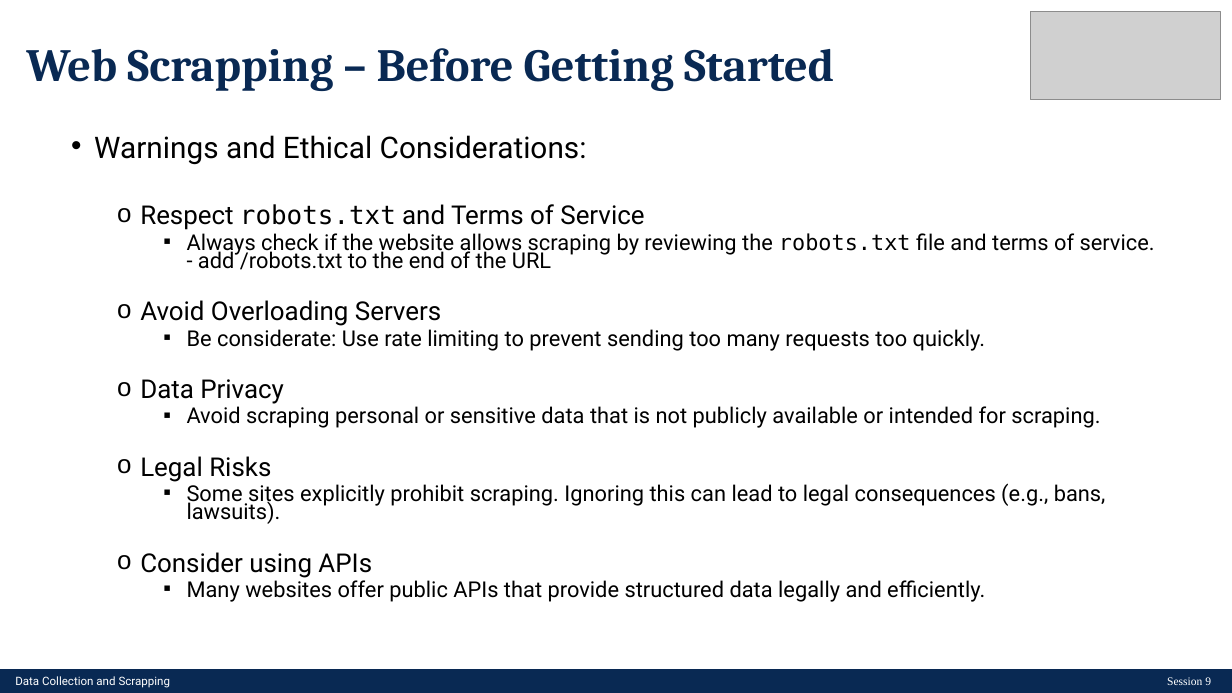
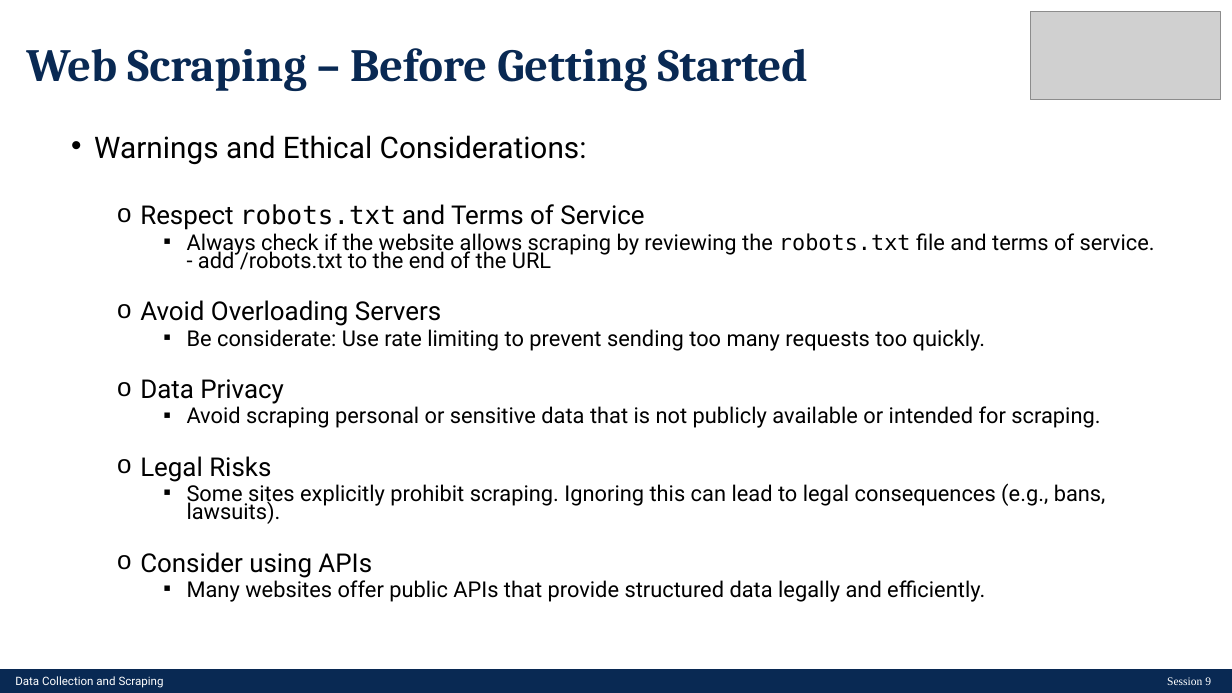
Before and after one commit to LCDA-UCP/tac-hands-on, a slide deck: slide 13 of lectures/TAC-Session9.pptx. Drawn at 1232x693 pixels with LibreOffice and Linux fonts; fonts in the diff are those of the drawing; grey boxes stand for pictures. Boxes give left, top, right and bottom in pixels: in the first picture for what was removed or moved away, otherwise in the second. Text is boxed around its words. In the diff, an @@ line names an element or a change of style, - is before the commit and + after.

```diff
--- a/lectures/TAC-Session9.pptx
+++ b/lectures/TAC-Session9.pptx
@@ title at bbox=[26, 48, 808, 91]: text changed @@
-Web Scrapping – Before Getting Started
+Web Scraping – Before Getting Started
@@ text at bbox=[15, 676, 164, 688]: text changed @@
-Data Collection and Scrapping
+Data Collection and Scraping
```
Also in this commit, not shown: 25 other slides changed, 1 other file.
